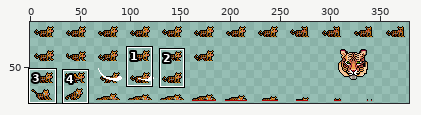
A sprite sheet gets an edit: forge-gui/res/adventure/common/sprites/enemy/beast/tiger.png. The first picture is a wide view before the edit; the outline marks the close-up.
Close-up. Before:
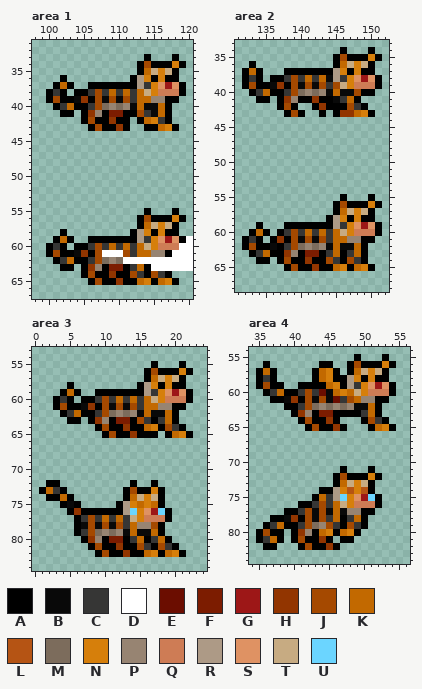
The file is 384x86 pixels. Colours within 5 levels of each other are drawn and written as one. Shown: area 1: x 98..120, y 31..67; area 2: x 131..152, y 33..68; area 3: x 0..24, y 53..84; area 4: x 34..56, y 54..84. The wide view leaves out empty margins. The commit also changed other parts of the picture, which this record leaves out.
Palette (. is transparent): A #000000  B #090909  C #363635  D #ffffff  E #6b0d00  F #7c1c00  G #9d1717  H #923500  J #a54900  K #c26900  L #b55414  M #7c6c5c  N #d67f0b  P #978472  Q #ce7c55  R #ad9a86  S #df9263  T #c7ab82  U #6bd5ff
After:
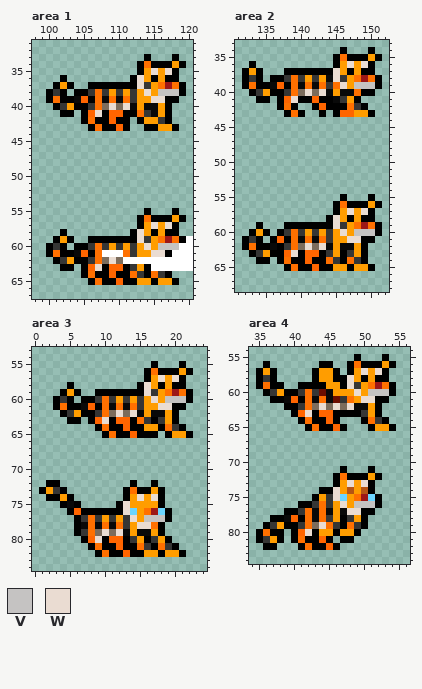
Colours new in this view: V #c5c3c2  W #eadcd2
The edit:
colour H: #923500 -> #ff6500
colour J: #a54900 -> #ff7000
colour K: #c26900 -> #ff9d00
Changed rows in their new state; - is a pixel that keeps its letter.
Area 1:
first column x 107:
34 -----------K
35 --------WKW-
36 ------WK-K--
37 ------W-KJ-J
38 -------WKVVV
39 --------WW--
40 --W-W-------
41 W-HH--------
42 --------K---
43 ----------K-
first column x 107:
56 -----------K
57 --------WKW-
58 ------WK-K--
59 ------W-KJ-J
60 -------WKVVV
61 --------WW--
62 --W---------
63 W-HH--------
65 -------K--K-
Area 2:
first column x 139:
35 -----------K
36 --------WKW-
37 ------WK-K--
38 ------W-KJ-J
39 -------WKVVV
40 --W-W-------
41 W-----------
43 ----------K-
first column x 139:
56 -----------K
57 --------WKW-
58 ------WK-K--
59 ------W-KJ-J
60 -------WKVVV
61 --------WW--
62 --W-W-------
63 W-HH--------
65 -------K--K-
Area 3:
first column x 10:
56 -----------K
57 --------WKW-
58 ------WK-K--
59 ------W-KJ-J
60 -------WKVVV
61 --------WW--
62 --W-W-------
63 W-HH--------
64 -------K----
65 -----------K
first column x 9:
73 --------K---
74 ------WKW---
75 ----WK-K----
76 ----W-KJ----
77 -----WKVVV--
78 ------WW----
79 -W-W--------
80 W-HH--------
82 --------K--K
Area 4:
first column x 42:
56 -----------K
57 ---K----WKW-
58 ---K--WK-K--
59 ----K-W-KJ-J
60 -----K-WKVVV
61 --------WW--
62 --W-W-W-----
63 W-HH--------
65 -----------K
first column x 42:
72 ---------K
73 ------WKW-
74 ----WK-K--
75 ----W-KJ--
76 -----WKVVV
77 ------WW--
79 --W-------
80 W--K--K---
